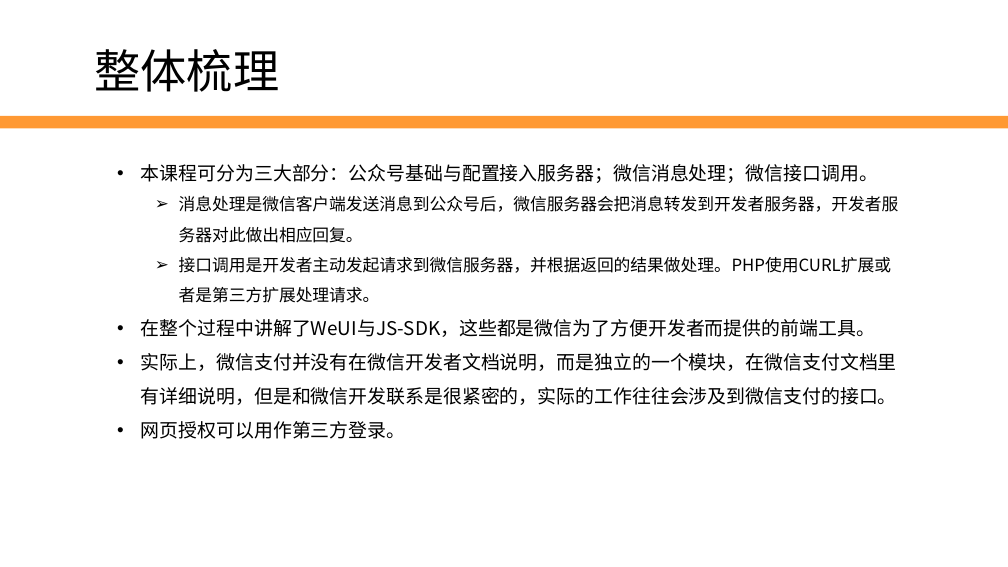
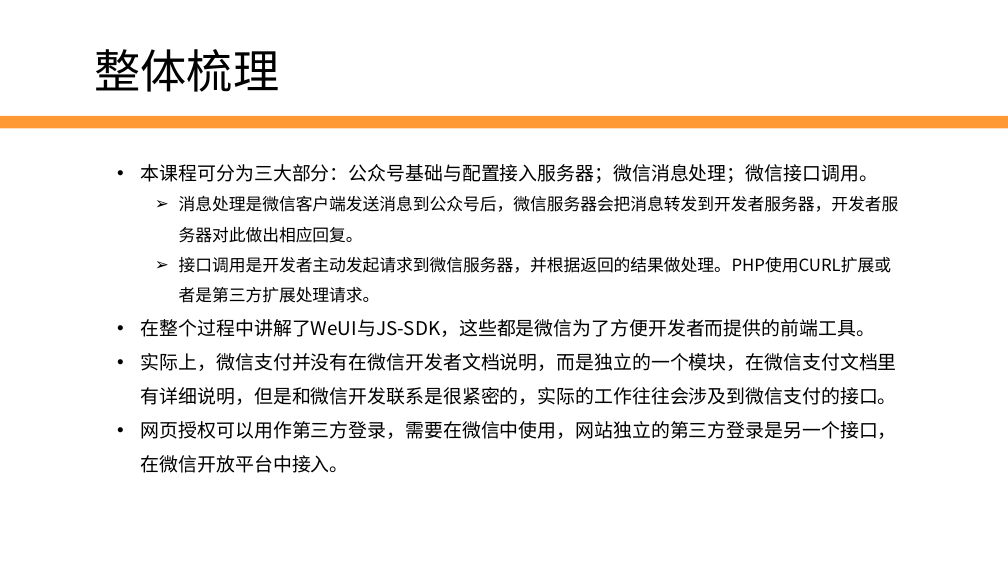
Before and after one commit to edu2act/2017-2018_1st_Wechat_Web_Programming, a slide deck: slide 4 of 课程ppt/第12讲 复习总结.pptx. Drawn at 1008x567 pixels with LibreOffice and Linux fonts; fonts in the diff are those of the drawing; background and template pictures are left out. Boxes give left, top, right and bottom in pixels: in the first picture for what was removed or moved away, otherwise in the second. Text is boxed around its words. In the diff, an @@ line names an element or a change of style, - is before the commit and + after.

```diff
--- a/课程ppt/第12讲 复习总结.pptx
+++ b/课程ppt/第12讲 复习总结.pptx
@@ text at box(141, 421, 897, 473): text changed @@
-• 网页授权可以用作第三方登录。
+• 网页授权可以用作第三方登录，需要在微信中使用，网站独立的第三方登录是另一个接口，在微信开放平台中接入。
```
Also in this commit, not shown: 5 other files.
